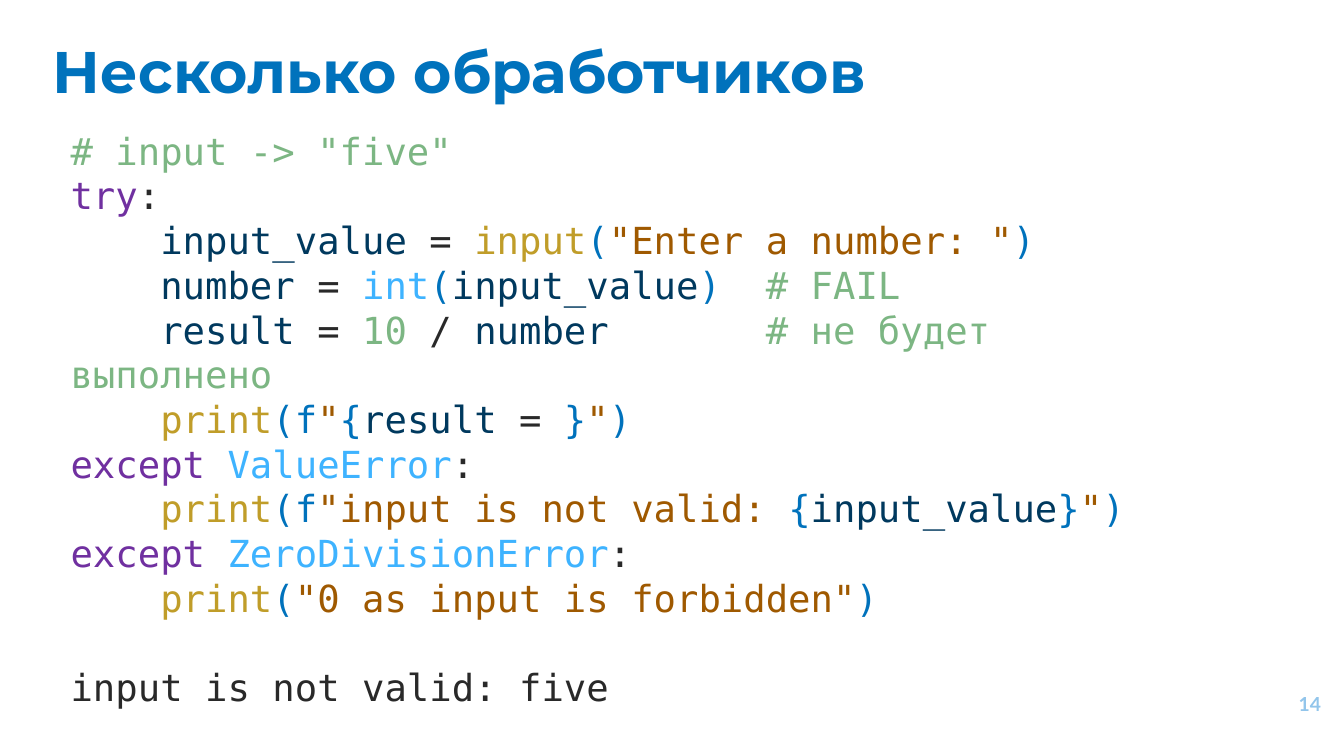
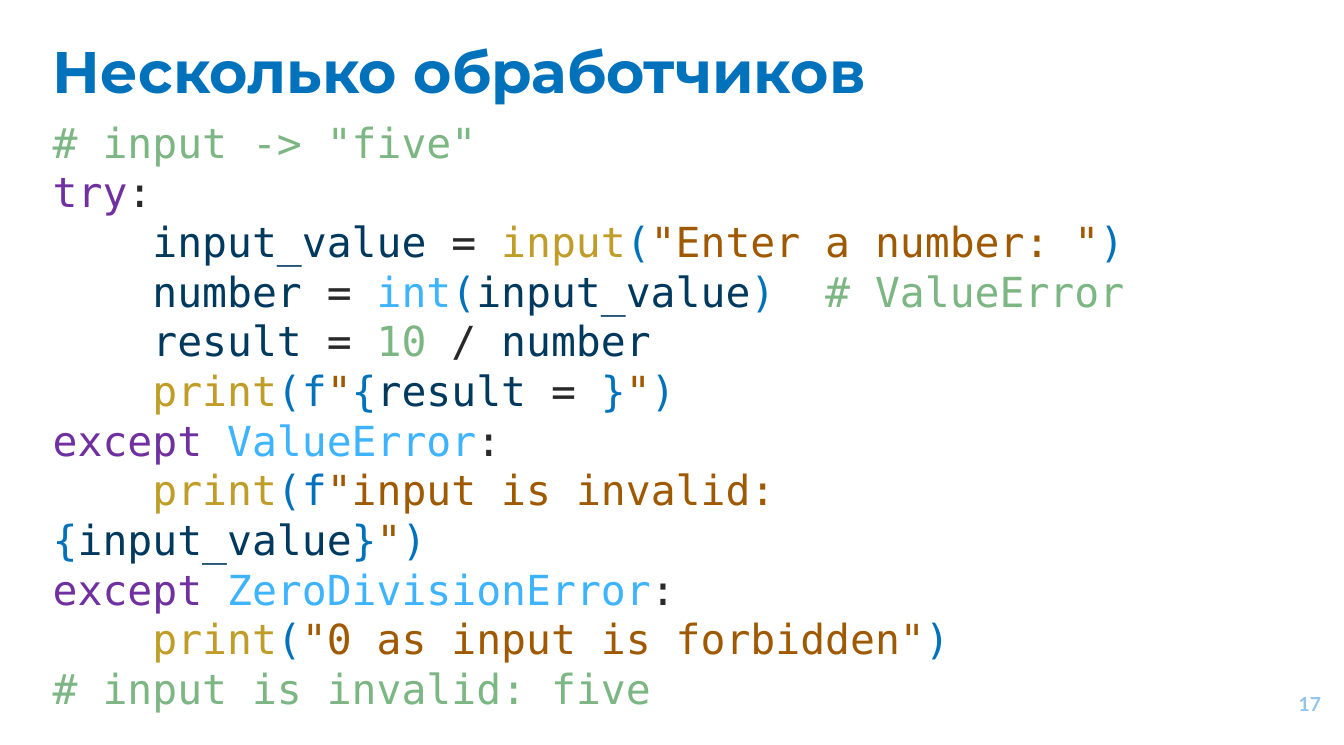
Before and after one commit to EvgrafovMichail/python_mipt_dafe, a slide deck: slide 17 of lessons/sem01/lesson09/exceptions.pptx (slide 14 before the commit). Drawn at 1344x745 pixels with LibreOffice and Linux fonts; fonts in the diff are those of the drawing. Boxes give left, top, right and bottom in pixels: in the first picture for what was removed or moved away, otherwise in the second. Text is boxed around its words. In the diff, an @@ line names an element or a change of style, - is before the commit and + after.

```diff
--- a/lessons/sem01/lesson09/exceptions.pptx
+++ b/lessons/sem01/lesson09/exceptions.pptx
@@ text "# input -> "five"": place and size @@
-text "# input -> "five"" at (71, 137, 1124, 709)
+text "# input -> "five"" at (53, 126, 1124, 663)
@@ text at (53, 126, 1049, 663): size 54 to 60 pt in "# input -> "five"", "try:", "input_value = input("Enter a number: ")", "print(f"{result = }")" and 3 more places @@
@@ text at (152, 275, 1124, 357): text changed; size 54 to 60 pt @@
-number = int(input_value) # FAIL
-result = 10 / number # не будет выполнено
+number = int(input_value) # ValueError
+result = 10 / number
@@ text at (53, 473, 775, 564): text changed; size 54 to 60 pt @@
-print(f"input is not valid: {input_value}")
+print(f"input is invalid: {input_value}")
@@ text at (71, 672, 609, 709): text changed; size 54 to 60 pt; text colour #292929 to #7CB683 @@
-input is not valid: five
+# input is invalid: five
@@ page number at (1299, 697, 1321, 711): text changed @@
-14
+17
```
Also in this commit, not shown: 37 other slides changed, 13 slides added, 6 slides removed.
